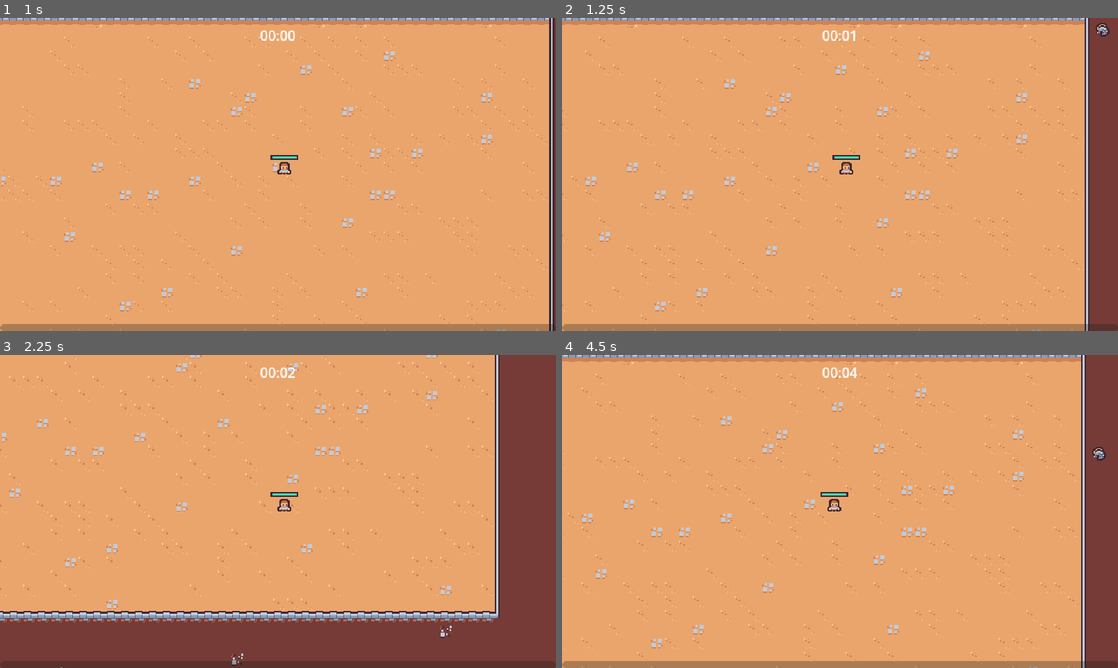
Above: before the commit, frames 1-4 (two rows, left to right).
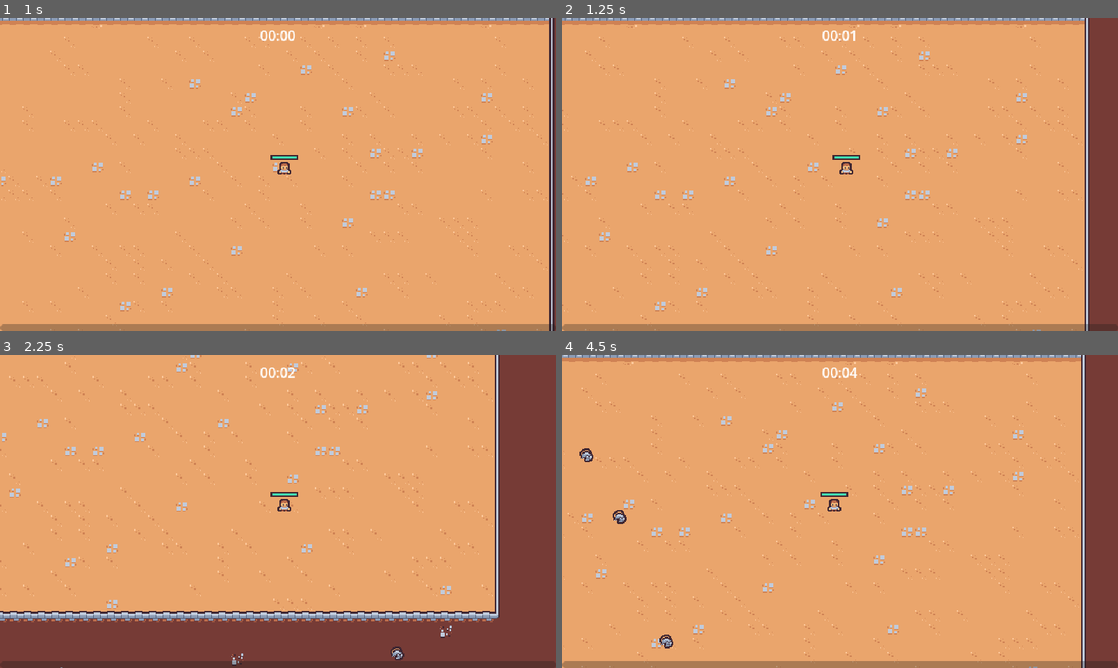
Above: after the commit, the same moments.

Repository: river-zero/FakepireSurvivors
Game: Godot game, scene res://scene/main/main.tscn
Two runs of this game, one before a commit and one after it. Both use one fixed random seed, a clock stepped at 60 frames per second and the inputs below.
Inputs (mouse positions are in pixels of both pictures, inside the frame that each line leads up to):
- Up to frame 1 (1 s): move the mouse to (400, 158) at 0.52 s; press the mouse at (400, 158) at 0.53 s; hold D (move_right) from 0.53 s (still down)
- Up to frame 2 (1.25 s): keep holding D (move_right)
- Up to frame 3 (2.25 s): move the mouse to (166, 527) at 1.27 s; release D (move_right) at 1.28 s; release the mouse at (166, 527) at 1.28 s; hold S (move_down) 1.28-2.03 s; click (166, 527) at 1.35 s; move the mouse to (333, 442) at 2.02 s; press the mouse at (333, 442) at 2.03 s; hold D (move_right) from 2.03 s (still down)
- Up to frame 4 (4.5 s): move the mouse to (812, 574) at 2.77 s; release D (move_right) at 2.78 s; release the mouse at (812, 574) at 2.78 s; hold W (move_up) 2.78-3.53 s; click (812, 574) at 2.85 s; move the mouse to (1006, 558) at 3.52 s; press the mouse at (1006, 558) at 3.53 s; hold A (move_left) from 3.53 s (still down); move the mouse to (673, 464) at 4.27 s; release the mouse at (673, 464) at 4.28 s; click (673, 464) at 4.35 s

Frame 1 is identical in both runs. In frame 2, less than 0.1% of the frame differs, in the area x 96-99%, y 1-6%; in frame 3, less than 0.1%; in frame 4, 0.3%, in the area x 3-98%, y 29-94%.

Commit message:
추가: 성벽 밖에서 적이 스폰되지 않도록 함

Diff:
--- a/scene/manager/enemy_manager.gd
+++ b/scene/manager/enemy_manager.gd
@@ -14,21 +14,38 @@
 	timer.timeout.connect(on_timer_timeout)
 	arena_time_manager.arena_difficulty_increased.connect(on_arena_difficulty_increased)
 
+func get_spawn_position():
+	var player = get_tree().get_first_node_in_group("player") as Node2D
+	if player == null:
+		return Vector2.ZERO
+
+	var spawn_position = Vector2.ZERO
+	var random_direction = Vector2.RIGHT.rotated(randf_range(0, TAU))
+	for i in 4:
+		spawn_position = player.global_position + (random_direction * SPAWN_RADIUS)
+
+		var query_parameters = PhysicsRayQueryParameters2D.create(player.global_position, spawn_position, 1)
+		var result = get_tree().root.world_2d.direct_space_state.intersect_ray(query_parameters)
+
+		if result.is_empty():
+			break
+		else:
+			random_direction = random_direction.rotated(deg_to_rad(90))
+
+	return spawn_position
+
 func on_timer_timeout():
 	timer.start()
 
-	var player = get_tree().get_first_node_in_group("player")
+	var player = get_tree().get_first_node_in_group("player") as Node2D
 	if player == null:
 		return
-
-	var random_direction = Vector2.RIGHT.rotated(randf_range(0, TAU))
-	var spawn_position = player.global_position + (random_direction * SPAWN_RADIUS)
 
 	var enemy = basic_enemy_scene.instantiate()
 
 	var entities_layer = get_tree().get_first_node_in_group("entities_layer")
 	entities_layer.add_child(enemy)
-	enemy.global_position = spawn_position
+	enemy.global_position = get_spawn_position()
 
 func on_arena_difficulty_increased(arena_difficulty: int):
 	var time_off = (.1 / 12) * arena_difficulty
